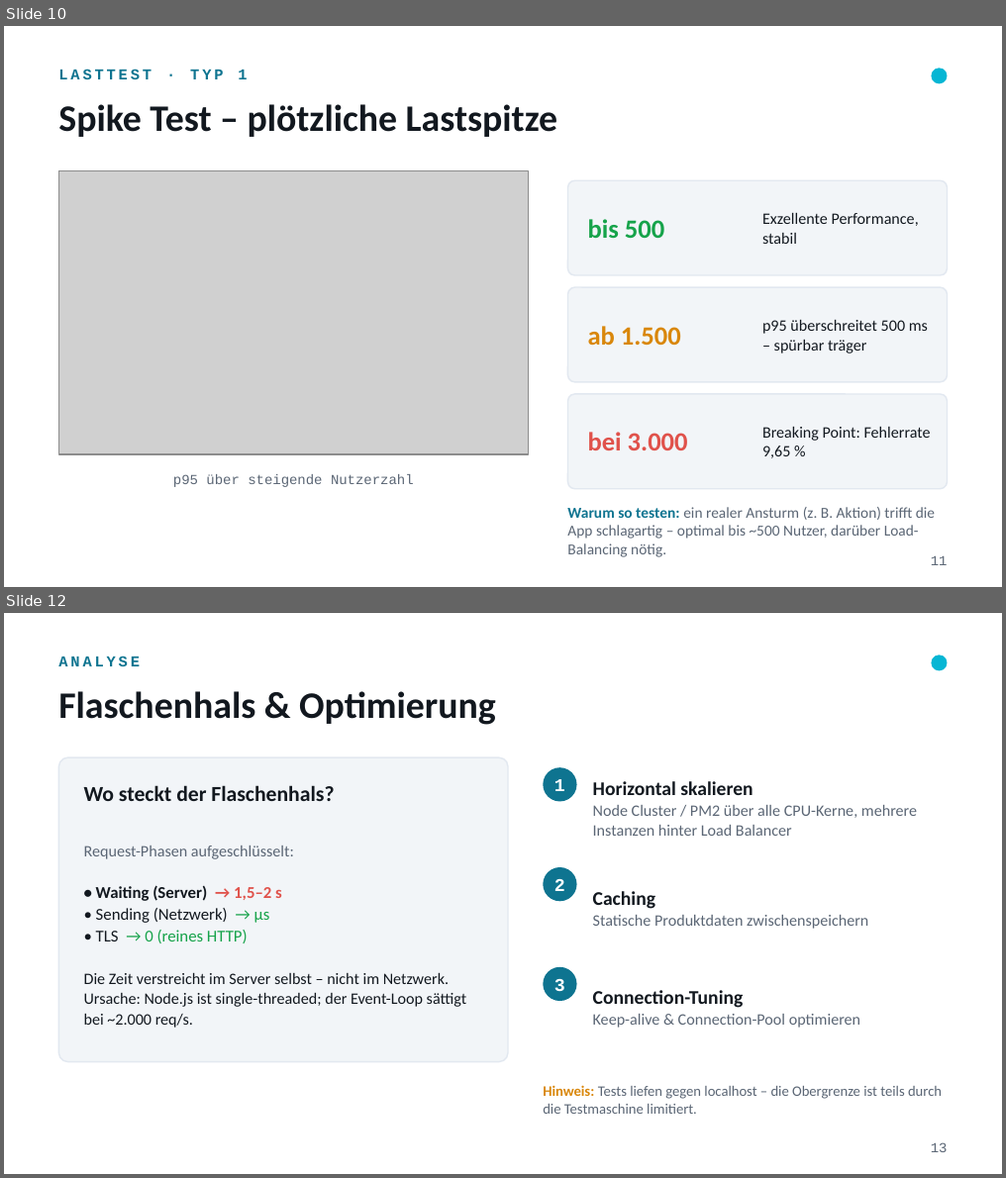
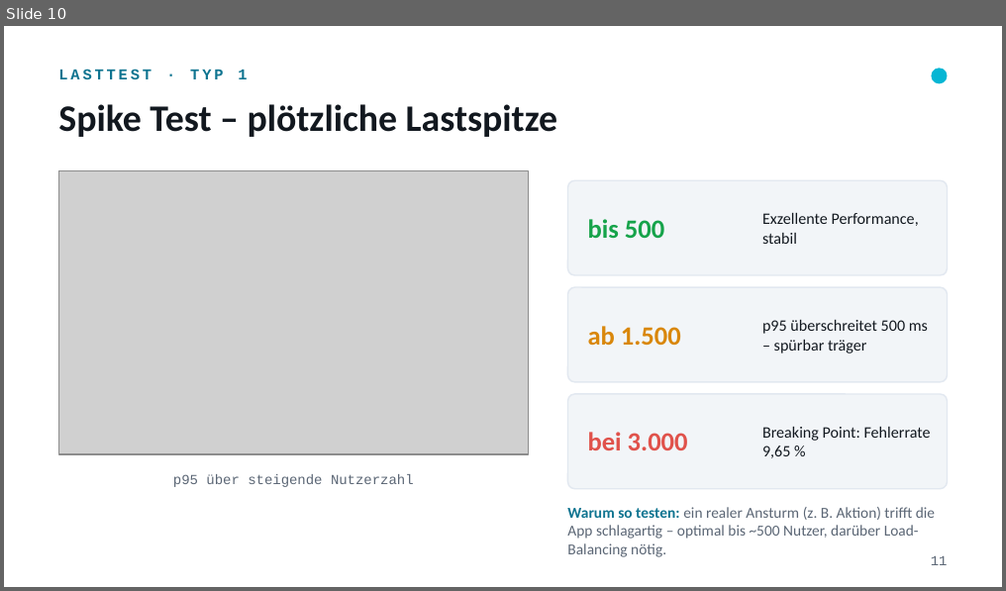
Before and after one commit to a-pointner/nodejs-shopping-cart, a slide deck: PRESENTATION.pptx. Shown one above the other, each under a label of ours: slides 10 and 12 before the commit, slide 10 after it; the slides between them are not shown. The pictures are 1006x1178 and 1006x591 pixels, drawn with LibreOffice and Linux fonts; fonts in the diff are those of the drawing; grey boxes stand for pictures. Boxes give left, top, right and bottom in pixels: in the first picture for what was removed or moved away, otherwise in the second. Text is boxed around its words. In the diff, an @@ line names an element or a change of style, - is before the commit and + after.

```diff
--- a/PRESENTATION.pptx
+++ b/PRESENTATION.pptx
@@ slide 12 removed at (4, 613, 1002, 1174), background #FFFFFF @@
@@ text removed at (58, 656, 140, 666) @@
-ANALYSE
@@ ellipse removed at (931, 655, 947, 670) @@
@@ text removed at (58, 691, 496, 725) @@
-Flaschenhals & Optimierung
@@ rounded rectangle removed at (58, 758, 508, 1062) @@
@@ text removed at (84, 785, 334, 801) @@
-Wo steckt der Flaschenhals?
@@ ellipse removed at (543, 767, 577, 802) @@
@@ text removed at (554, 779, 565, 791) @@
-1
@@ text removed at (593, 781, 917, 836) @@
-Horizontal skalieren
-Node Cluster / PM2 über alle CPU-Kerne, mehrere Instanzen hinter Load Balancer
@@ text removed at (84, 846, 466, 1028) @@
-Request-Phasen aufgeschlüsselt:
-• Waiting (Server) → 1,5–2 s
-• Sending (Netzwerk) → µs
-• TLS → 0 (reines HTTP)
-Die Zeit verstreicht im Server selbst – nicht im Netzwerk. Ursache: Node.js ist single-threaded; der Event-Loop sättigt bei ~2.000 req/s.
@@ ellipse removed at (543, 867, 577, 901) @@
@@ text removed at (554, 879, 565, 891) @@
-2
@@ text removed at (593, 891, 868, 929) @@
-Caching
-Statische Produktdaten zwischenspeichern
@@ ellipse removed at (543, 967, 577, 1001) @@
@@ text removed at (554, 979, 565, 991) @@
-3
@@ text removed at (593, 990, 860, 1028) @@
-Connection-Tuning
-Keep-alive & Connection-Pool optimieren
@@ text removed at (543, 1085, 942, 1114) @@
-Hinweis: Tests liefen gegen localhost – die Obergrenze ist teils durch die Testmaschine limitiert.
@@ text removed at (931, 1143, 947, 1153) @@
-13
```
Also in this commit, not shown: 11 slides changed, 1 other slide removed, 1 other file.
